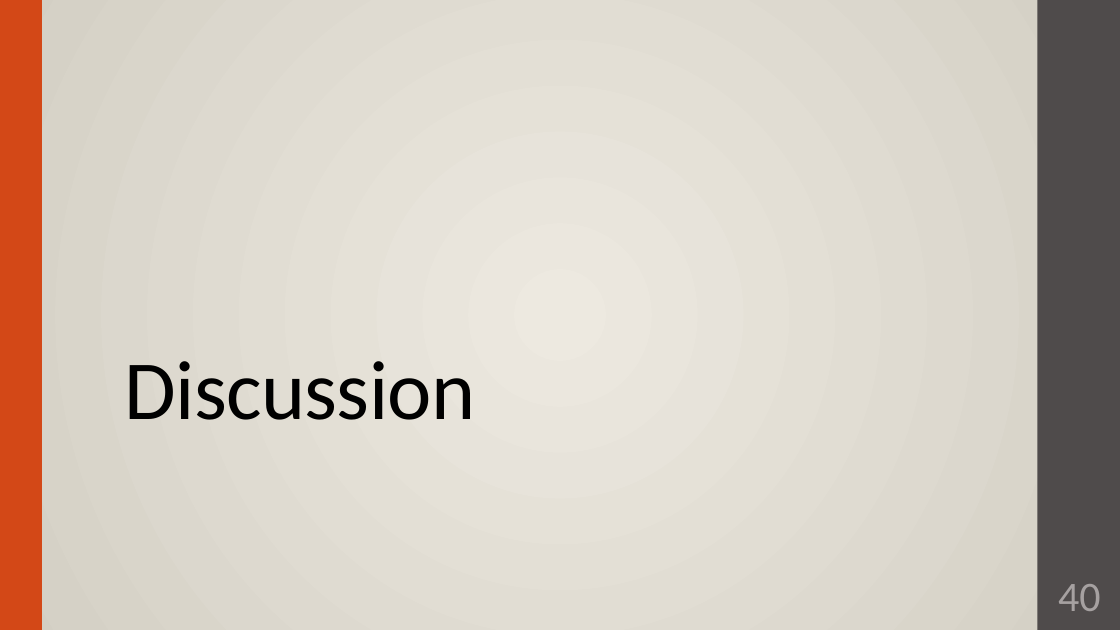
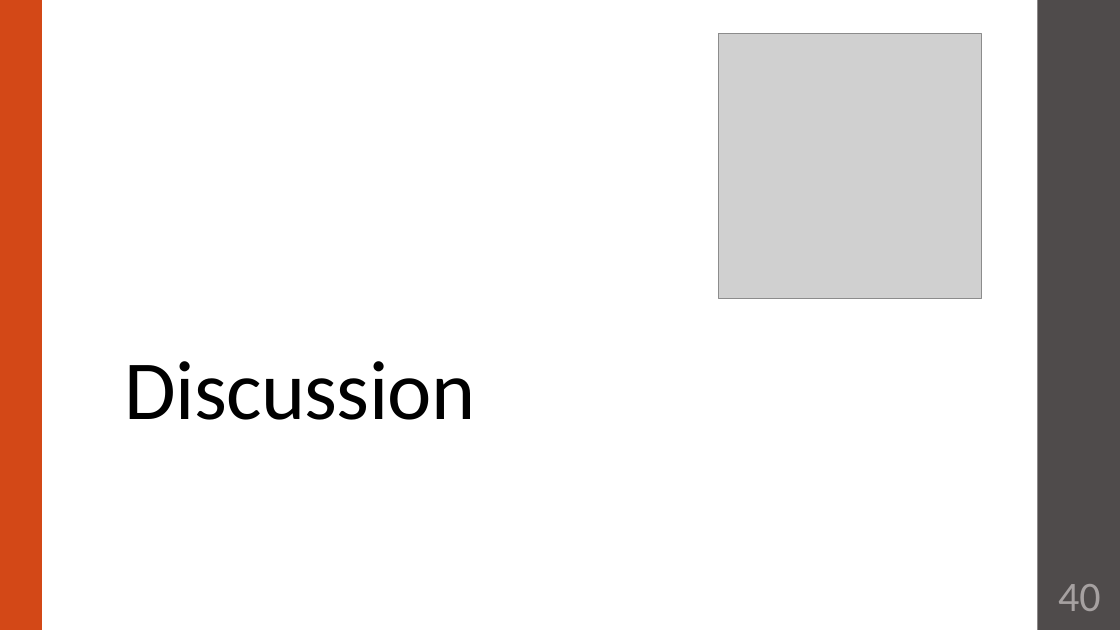
Before and after one commit to meggima/seminar-crypto-fall-2022, a slide deck: slide 40 of presentation/CryptographicPrimitives.pptx. Drawn at 1120x630 pixels with LibreOffice and Linux fonts; fonts in the diff are those of the drawing; grey boxes stand for pictures. Boxes give left, top, right and bottom in pixels: in the first picture for what was removed or moved away, otherwise in the second. Text is boxed around its words. In the diff, an @@ line names an element or a change of style, - is before the commit and + after.

```diff
--- a/presentation/CryptographicPrimitives.pptx
+++ b/presentation/CryptographicPrimitives.pptx
@@ background gradient #EDE9E0 to #D4CFC4 to #FFFFFF @@
@@ picture added at box(718, 34, 981, 298) @@
```
Also in this commit, not shown: 40 other slides changed, 4 slides added, 4 other files.
